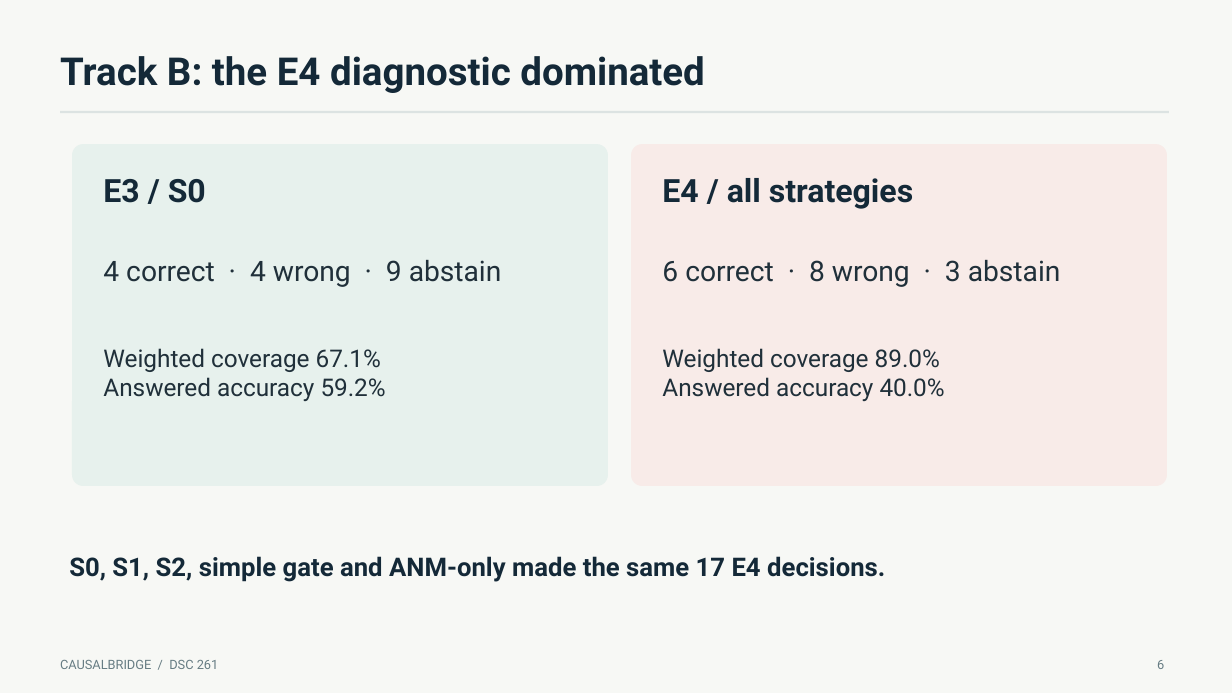
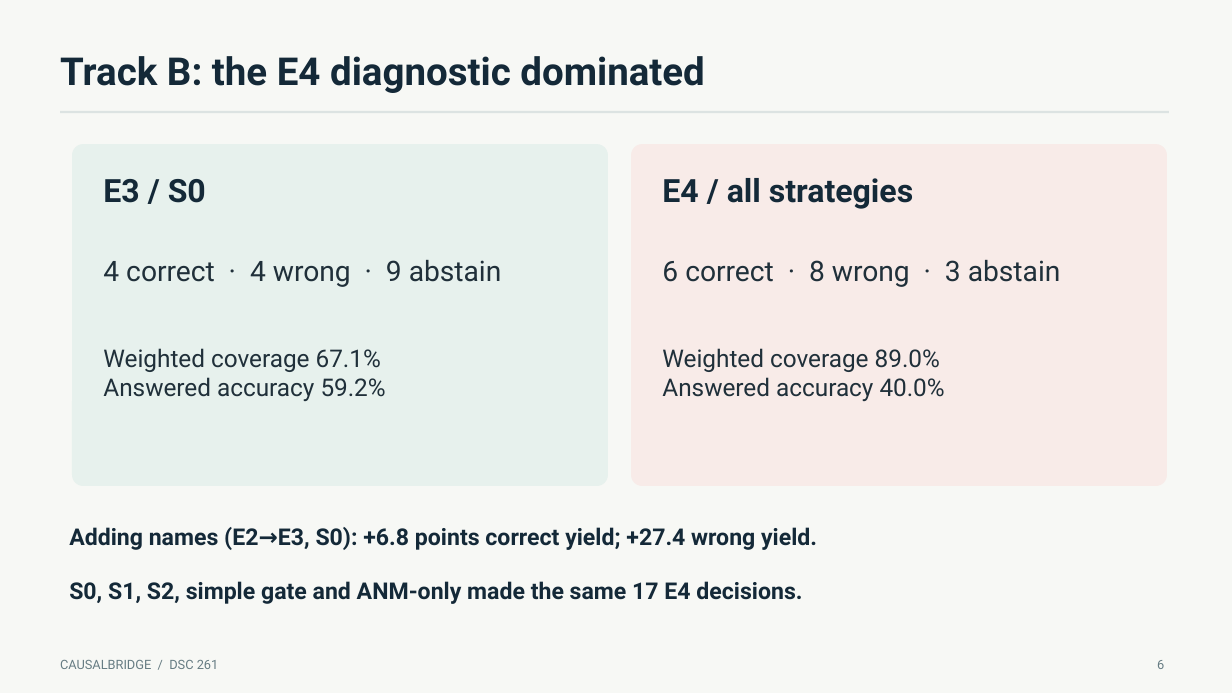
Before and after one commit to mvaishak/CausalBridge, a slide deck: slide 6 of presentation/CausalBridge-final.pptx. Drawn at 1232x693 pixels with LibreOffice and Linux fonts; fonts in the diff are those of the drawing. Boxes give left, top, right and bottom in pixels: in the first picture for what was removed or moved away, otherwise in the second. Text is boxed around its words. In the diff, an @@ line names an element or a change of style, - is before the commit and + after.

```diff
--- a/presentation/CausalBridge-final.pptx
+++ b/presentation/CausalBridge-final.pptx
@@ text added at [69, 527, 817, 550], 18 pt, text #142938, bold @@
+Adding names (E2→E3, S0): +6.8 points correct yield; +27.4 wrong yield.
@@ text "S0, S1, S2, simple gate ...": place and size @@
-text "S0, S1, S2, simple gate ..." at [69, 556, 885, 582]
+text "S0, S1, S2, simple gate ..." at [69, 581, 802, 604]
@@ text "S0, S1, S2, simple gate ..." at [69, 581, 802, 604]: size 20 to 18 pt @@
```
Also in this commit, not shown: 2 other slides changed, 6 other files.
